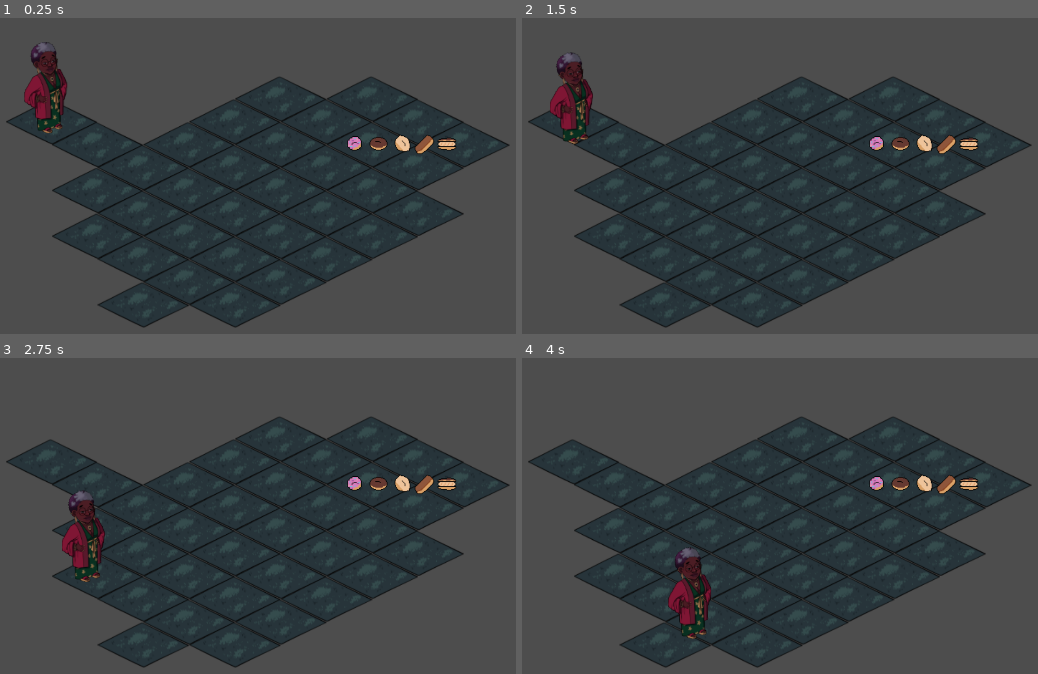
Above: before the commit, frames 1-4 (two rows, left to right).
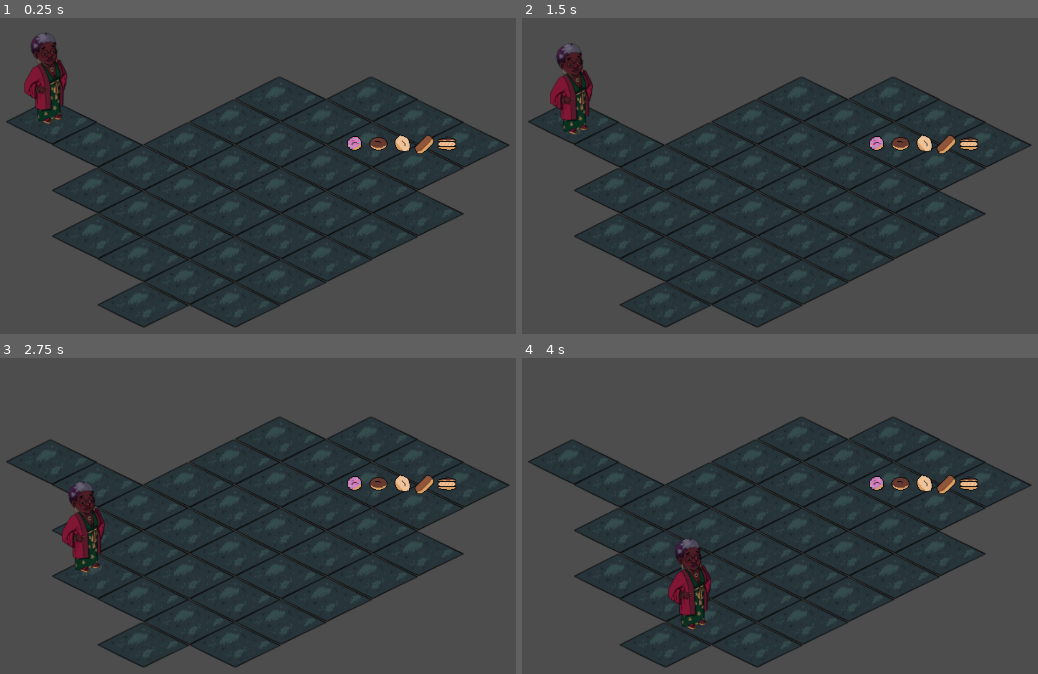
Above: after the commit, the same moments.

Repository: Ecanus/nopressure-solarpunk
Game: Godot game, scene res://world.tscn
Same seed, same stepped clock (60 frames per second), same inputs: the game is played once before the commit and once after it.
Inputs (mouse positions are in pixels of both pictures, inside the frame that each line leads up to):
- Up to frame 1 (0.25 s): no input
- Up to frame 2 (1.5 s): tap Enter at 0.5 s; move the mouse to (945, 163) at 0.52 s; hold Right mouse button (interact) 0.53-1.28 s; tap Space at 1.25 s; move the mouse to (609, 207) at 1.27 s; click (609, 207) at 1.35 s
- Up to frame 3 (2.75 s): move the mouse to (325, 427) at 2.02 s; hold Right mouse button (interact) from 2.03 s (still down)
- Up to frame 4 (4 s): move the mouse to (728, 617) at 2.77 s; release Right mouse button (interact) at 2.78 s; click (728, 617) at 2.85 s; move the mouse to (1007, 595) at 3.52 s; hold Right mouse button (interact) from 3.53 s (still down)

The runs differ from the first frame. In frame 1, 1.2% of the frame differs, in the area x 4-13%, y 4-37%; in frame 2, 1.2%; in frame 3, 1.3%, in the area x 12-21%, y 38-71%; in frame 4, 1.3%.

Commit message:
Tidied up some of the interaction code for the character

Diff:
--- a/donuts.tscn
+++ b/donuts.tscn
@@ -5,17 +5,16 @@
 [ext_resource type="PackedScene" uid="uid://bgfvh33m1mgvo" path="res://interactable.tscn" id="3_405fl"]
 
 [sub_resource type="RectangleShape2D" id="RectangleShape2D_v4gdy"]
-size = Vector2(20, 35)
+size = Vector2(20, 31)
 
 [sub_resource type="RectangleShape2D" id="RectangleShape2D_bviin"]
-size = Vector2(164, 78)
+size = Vector2(164, 33)
 
 [node name="donuts" type="StaticBody2D"]
 script = ExtResource("1_1s3h3")
 
 [node name="CollisionShape2D" type="CollisionShape2D" parent="."]
-visible = false
-position = Vector2(0, 1.5)
+position = Vector2(0, -0.5)
 scale = Vector2(8.24, 1)
 shape = SubResource("RectangleShape2D_v4gdy")
 debug_color = Color(0.828614, 0.337155, 0.538525, 0.42)
@@ -27,5 +26,5 @@
 interact_name = "eat a donut"
 
 [node name="CollisionShape2D" type="CollisionShape2D" parent="Interactable"]
-position = Vector2(0, 1)
+position = Vector2(0, -1.5)
 shape = SubResource("RectangleShape2D_bviin")
--- a/interacting_component.gd
+++ b/interacting_component.gd
@@ -27,6 +27,7 @@
 			$"../AnimatedSprite2D".play("think")
 	else:
 		interact_label.hide()
+		$"../AnimatedSprite2D".play("default")
 
 func _sort_by_nearest(area1, area2):
 	var area1_dist = global_position.distance_to(area1.global_position)
--- a/interacting_component.tscn
+++ b/interacting_component.tscn
@@ -3,7 +3,7 @@
 [ext_resource type="Script" uid="uid://dcwip6mkfnwcy" path="res://interacting_component.gd" id="1_0w7yd"]
 
 [sub_resource type="CircleShape2D" id="CircleShape2D_0w7yd"]
-radius = 71.0
+radius = 46.0
 
 [sub_resource type="LabelSettings" id="LabelSettings_3rmx8"]
 font_size = 24
--- a/player.tscn
+++ b/player.tscn
@@ -7,7 +7,7 @@
 [ext_resource type="Texture2D" uid="uid://i7qr633x7baf" path="res://mainchar_wave_128.png" id="5_2hs0m"]
 
 [sub_resource type="RectangleShape2D" id="RectangleShape2D_i3pqv"]
-size = Vector2(88, 144)
+size = Vector2(59, 112)
 
 [sub_resource type="SpriteFrames" id="SpriteFrames_sweqy"]
 animations = [{
@@ -41,16 +41,17 @@
 script = ExtResource("1_4flbx")
 
 [node name="Sprite2D" type="Sprite2D" parent="."]
+visible = false
 texture_filter = 1
 texture = ExtResource("2_i3pqv")
 
 [node name="CollisionShape2D" type="CollisionShape2D" parent="."]
-position = Vector2(-2, 0)
+position = Vector2(-0.5, -13)
 shape = SubResource("RectangleShape2D_i3pqv")
 
 [node name="InteractingComponent" parent="." instance=ExtResource("3_i3pqv")]
 
 [node name="AnimatedSprite2D" type="AnimatedSprite2D" parent="."]
+position = Vector2(0, -13)
 sprite_frames = SubResource("SpriteFrames_sweqy")
-animation = &"think"
 autoplay = "default"
